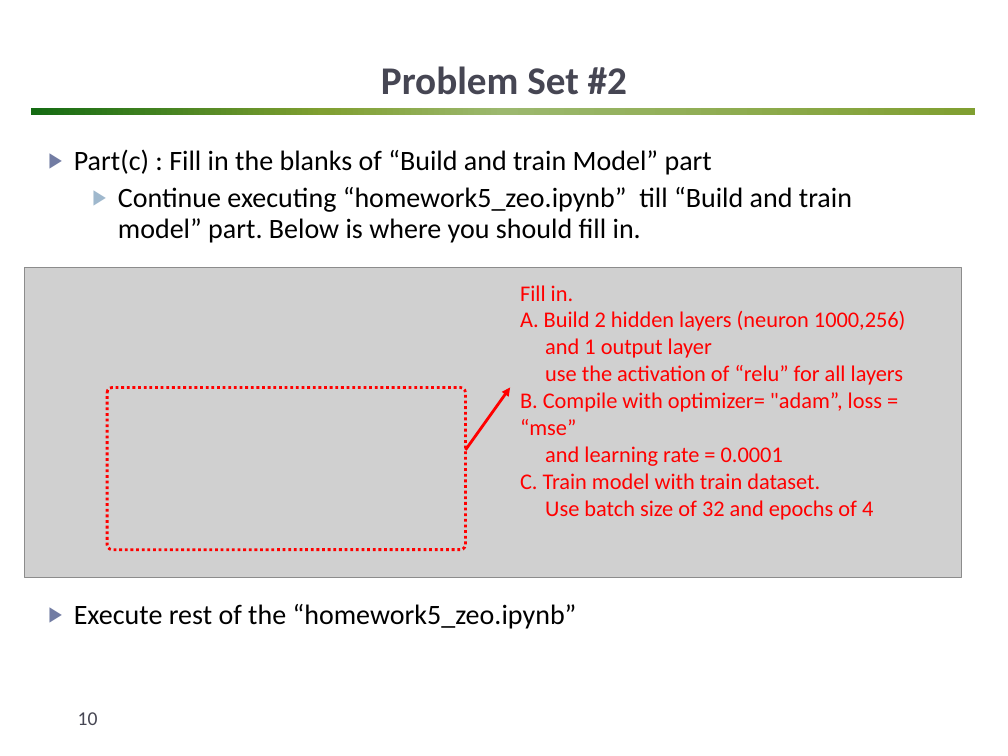
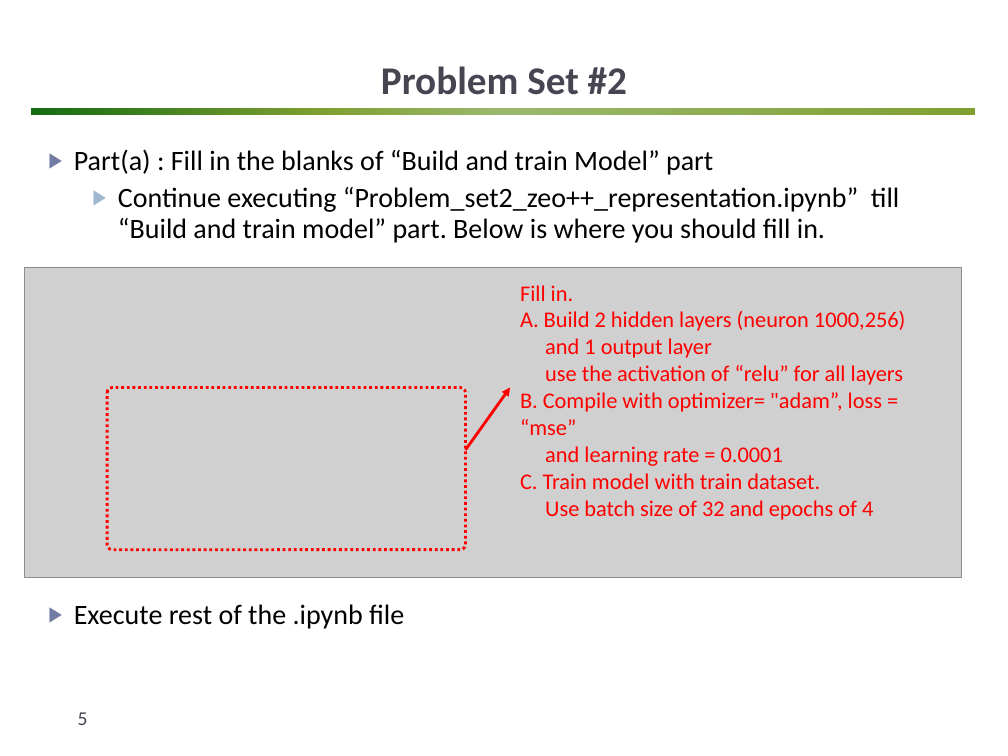
Before and after one commit to matphyscope/20220808_Lecture, a slide deck: slide 5 of lecture_ppts/Problem Set #2.pptx (slide 10 before the commit). Drawn at 1008x756 pixels with LibreOffice and Linux fonts; fonts in the diff are those of the drawing; grey boxes stand for pictures; background and template pictures are left out. Boxes give left, top, right and bottom in pixels: in the first picture for what was removed or moved away, otherwise in the second. Text is boxed around its words. In the diff, an @@ line names an element or a change of style, - is before the commit and + after.

Commit message:
added Problem set2

```diff
--- a/lecture_ppts/Problem Set #2.pptx
+++ b/lecture_ppts/Problem Set #2.pptx
@@ text at (74, 149, 899, 629): text changed @@
-▶ Part(c) : Fill in the blanks of “Build and train Model” part
-  ▶ Continue executing “homework5_zeo.ipynb” till “Build and train model” part. Below is where you should fill in.
-▶ Execute rest of the “homework5_zeo.ipynb”
+▶ Part(a) : Fill in the blanks of “Build and train Model” part
+  ▶ Continue executing “Problem_set2_zeo++_representation.ipynb” till “Build and train model” part. Below is where you should fill in.
+▶ Execute rest of the .ipynb file
@@ page number at (78, 712, 88, 725): text changed @@
-10
+5
```
Also in this commit, not shown: 6 other slides changed, 5 slides removed, 10 other files.
